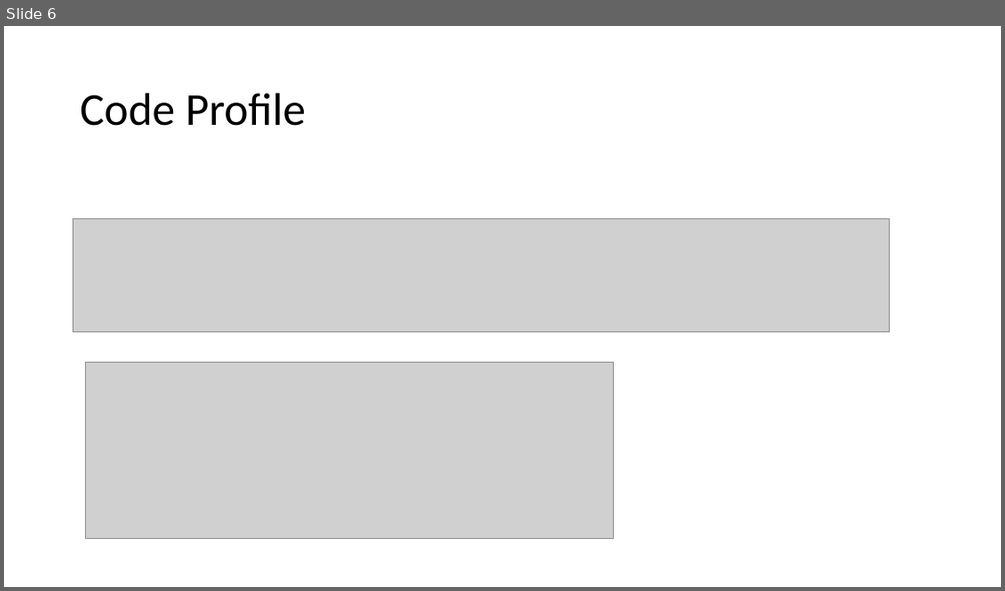
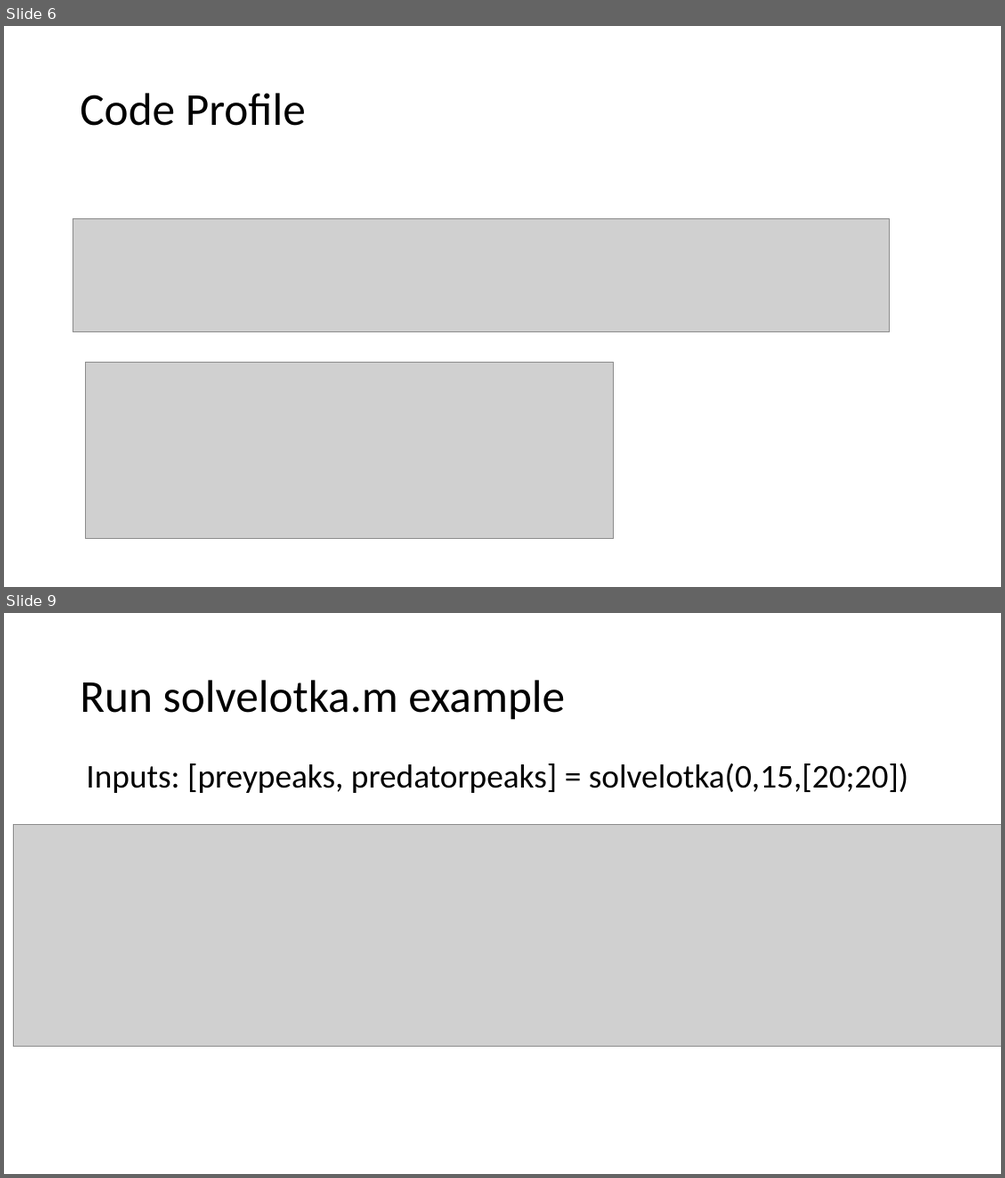
Before and after one commit to CU-NRSC-7657/NRSC7657, a slide deck: Week6/Matlab Topics_QOL.pptx. Shown one above the other, each under a label of ours: slide 6 before the commit, slides 6 and 9 after it; the slides between them are not shown. The pictures are 1005x591 and 1005x1178 pixels, drawn with LibreOffice and Linux fonts; fonts in the diff are those of the drawing; grey boxes stand for pictures. Boxes give left, top, right and bottom in pixels: in the first picture for what was removed or moved away, otherwise in the second. Text is boxed around its words. In the diff, an @@ line names an element or a change of style, - is before the commit and + after.

```diff
--- a/Week6/Matlab Topics_QOL.pptx
+++ b/Week6/Matlab Topics_QOL.pptx
@@ slide 9 added at [4, 613, 1001, 1174], background #FFFFFF @@
@@ title added at [80, 680, 565, 720], 44 pt, text #000000 @@
+Run solvelotka.m example
@@ text added at [86, 763, 908, 793], 32 pt, text #000000 @@
+Inputs: [preypeaks, predatorpeaks] = solvelotka(0,15,[20;20])
@@ picture added at [13, 825, 1001, 1046] @@
```
Also in this commit, not shown: 1 slide changed, 3 other slides added, 3 other files.
